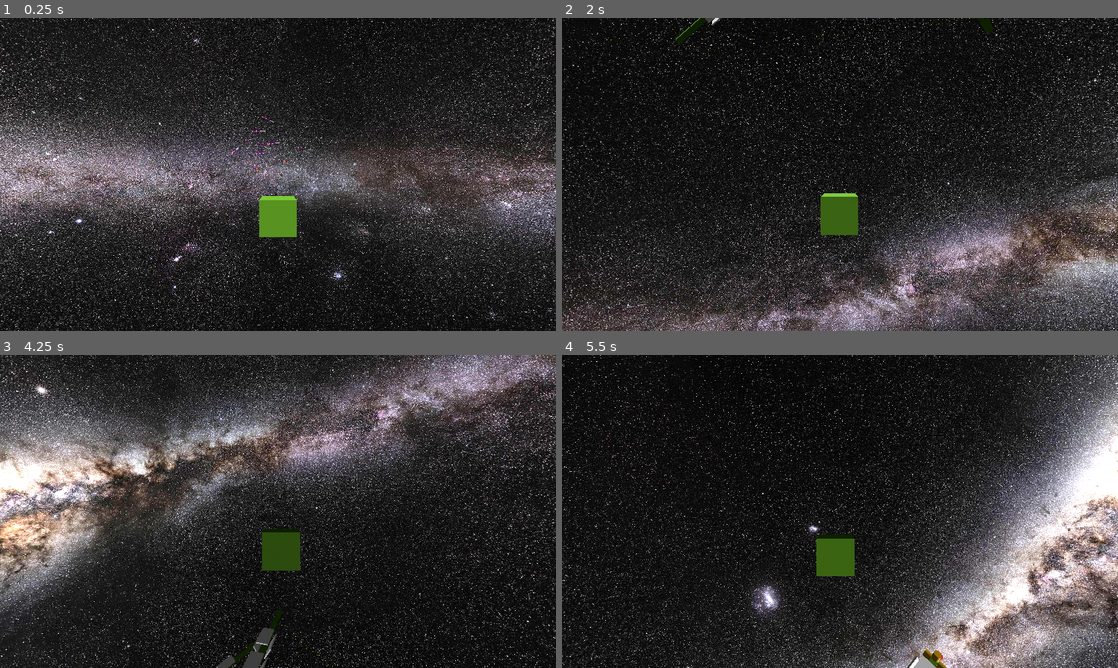
Above: before the commit, frames 1-4 (two rows, left to right).
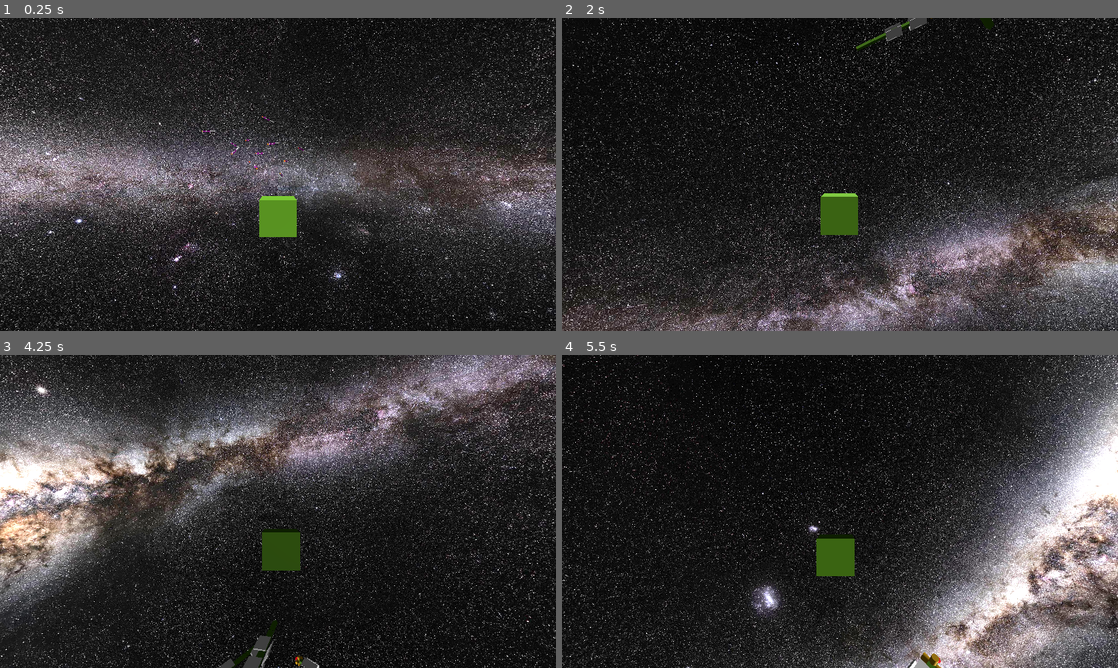
Above: after the commit, the same moments.

Repository: david-andrew/Aberration
Game: Godot game, scene res://battle2.tscn
Two runs of this game, one before a commit and one after it. Both use one fixed random seed, a clock stepped at 60 frames per second and the inputs below. This scene is started directly instead of the project's main scene.
Inputs:
- Up to frame 1 (0.25 s): no input
- Up to frame 2 (2 s): hold Right (right) 0.53-1.28 s; hold A (a) 0.53-1.28 s; tap D (d) at 0.8, 1.35 s; hold Down (down) from 1.28 s (still down); tap E (e) at 1.55 s
- Up to frame 3 (4.25 s): release Down (down) at 2.03 s; hold Right (right) 2.03-2.78 s; hold E (e) 2.03-2.78 s; tap S (s) at 2.3, 2.85 s; hold Up (up) 2.78-3.53 s; tap A (a) at 3.05 s; hold Left (left) from 3.53 s (still down); hold A (a) from 3.53 s (still down); tap D (d) at 3.8 s
- Up to frame 4 (5.5 s): release A (a) at 4.28 s; tap Caps Lock (caps-lock) at 4.35 s; tap E (e) at 4.55 s; release Left (left) at 5.03 s; hold Down (down) from 5.03 s (still down); hold Ctrl (ctrl) from 5.03 s (still down); tap S (s) at 5.3 s

The runs differ from the first frame. In frame 1, less than 0.1% of the frame differs, in the area x 36-54%, y 35-44%; in frame 2, 0.4%, in the area x 0-78%, y 0-11%; in frame 3, 0.4%; in frame 4, 0.2%.

Commit message:
made cannon target selection better

Diff:
--- a/battle2.tscn
+++ b/battle2.tscn
@@ -50,7 +50,7 @@
 [node name="TeamID" parent="LargeShip6" instance=ExtResource("2_5ta6q")]
 
 [node name="LargeShip7" parent="." instance=ExtResource("1_5pbcc")]
-transform = Transform3D(0.433013, 0.5, -0.75, -0.25, 0.866025, 0.433013, 0.866025, 0, 0.5, -131.153, 251.685, -1739.91)
+transform = Transform3D(0.433013, 0.5, -0.75, -0.25, 0.866025, 0.433013, 0.866025, 0, 0.5, -366.093, 251.685, -1739.91)
 
 [node name="TeamID" parent="LargeShip7" instance=ExtResource("2_5ta6q")]
 
@@ -75,7 +75,7 @@
 [node name="TeamID" parent="LargeShip14" instance=ExtResource("2_5ta6q")]
 
 [node name="LargeShip15" parent="." instance=ExtResource("1_5pbcc")]
-transform = Transform3D(2.08616e-07, 0, -1, -0.258819, 0.965926, -5.39939e-08, 0.965926, 0.258819, 2.01508e-07, -141.906, 322.057, -1503.12)
+transform = Transform3D(2.08616e-07, 0, -1, -0.258819, 0.965926, -5.39939e-08, 0.965926, 0.258819, 2.01508e-07, -512.99, 322.057, -1503.12)
 
 [node name="TeamID" parent="LargeShip15" instance=ExtResource("2_5ta6q")]
 
@@ -95,7 +95,7 @@
 [node name="TeamID" parent="LargeShip18" instance=ExtResource("2_5ta6q")]
 
 [node name="LargeShip9" parent="." instance=ExtResource("1_5pbcc")]
-transform = Transform3D(0.866026, 0, -0.5, 0, 1, 0, 0.5, 0, 0.866026, 61.8468, 240.008, -79.4564)
+transform = Transform3D(0.866026, 0, -0.5, 0, 1, 0, 0.5, 0, 0.866026, -221.153, 402.008, -79.4564)
 
 [node name="TeamID" parent="LargeShip9" instance=ExtResource("2_5ta6q")]
 team = 0
@@ -107,7 +107,7 @@
 team = 0
 
 [node name="LargeShip11" parent="." instance=ExtResource("1_5pbcc")]
-transform = Transform3D(-0.974444, 0.224144, -0.0147546, 0.224144, 0.965926, -0.129409, -0.0147546, -0.129409, -0.991481, 61.8468, 274.008, 104.544)
+transform = Transform3D(0.836516, -0.258819, -0.482963, 0.224144, 0.965926, -0.129409, 0.5, -5.28991e-07, 0.866025, 143.847, 274.008, 104.544)
 
 [node name="TeamID" parent="LargeShip11" instance=ExtResource("2_5ta6q")]
 team = 0
@@ -149,7 +149,7 @@
 team = 0
 
 [node name="LargeShip22" parent="." instance=ExtResource("1_5pbcc")]
-transform = Transform3D(-0.925861, 0.245741, -0.287043, 0.339302, 0.875, -0.345325, 0.166301, -0.417117, -0.893509, 50.9226, 332.477, 238.594)
+transform = Transform3D(0.937355, -0.345325, 0.046005, 0.339302, 0.875, -0.345325, 0.0789961, 0.339302, 0.937356, 50.9226, 382.477, 238.594)
 
 [node name="TeamID" parent="LargeShip22" instance=ExtResource("2_5ta6q")]
 team = 0
@@ -161,7 +161,7 @@
 team = 0
 
 [node name="LargeShip24" parent="." instance=ExtResource("1_5pbcc")]
-transform = Transform3D(0.965926, 0.0669873, -0.25, 0, 0.965926, 0.258819, 0.258819, -0.25, 0.933013, -5.42048, 210.245, 155.228)
+transform = Transform3D(0.965926, 0.0669873, -0.25, 0, 0.965926, 0.258819, 0.258819, -0.25, 0.933013, -79.4205, 210.245, 155.228)
 
 [node name="TeamID" parent="LargeShip24" instance=ExtResource("2_5ta6q")]
 team = 0
--- a/scripts/cannon_module.gd
+++ b/scripts/cannon_module.gd
@@ -69,7 +69,12 @@
 	var local_pos = original_transform * expected_position
 
 	if local_pos.dot(Vector3.FORWARD) < 0.25: #can't even point at this target
-		return 0
+		return -999999999
+
+		# don't shoot if target too far
+	if (expected_position - global_position).length() > 1000:
+		return -999999999
+
 
 	#score is just negative distance, to prioritize closer targets
 	return -local_pos.length_squared()
